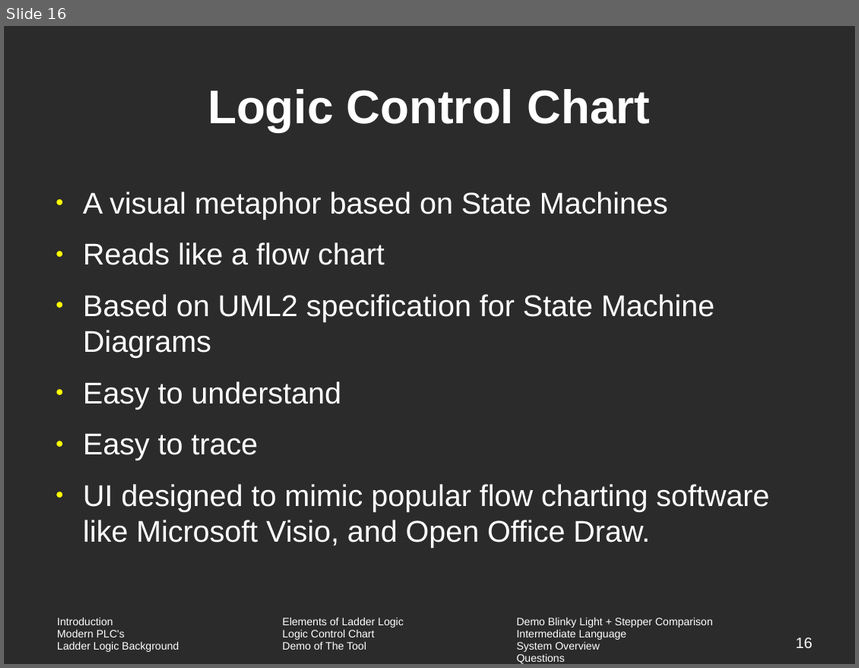
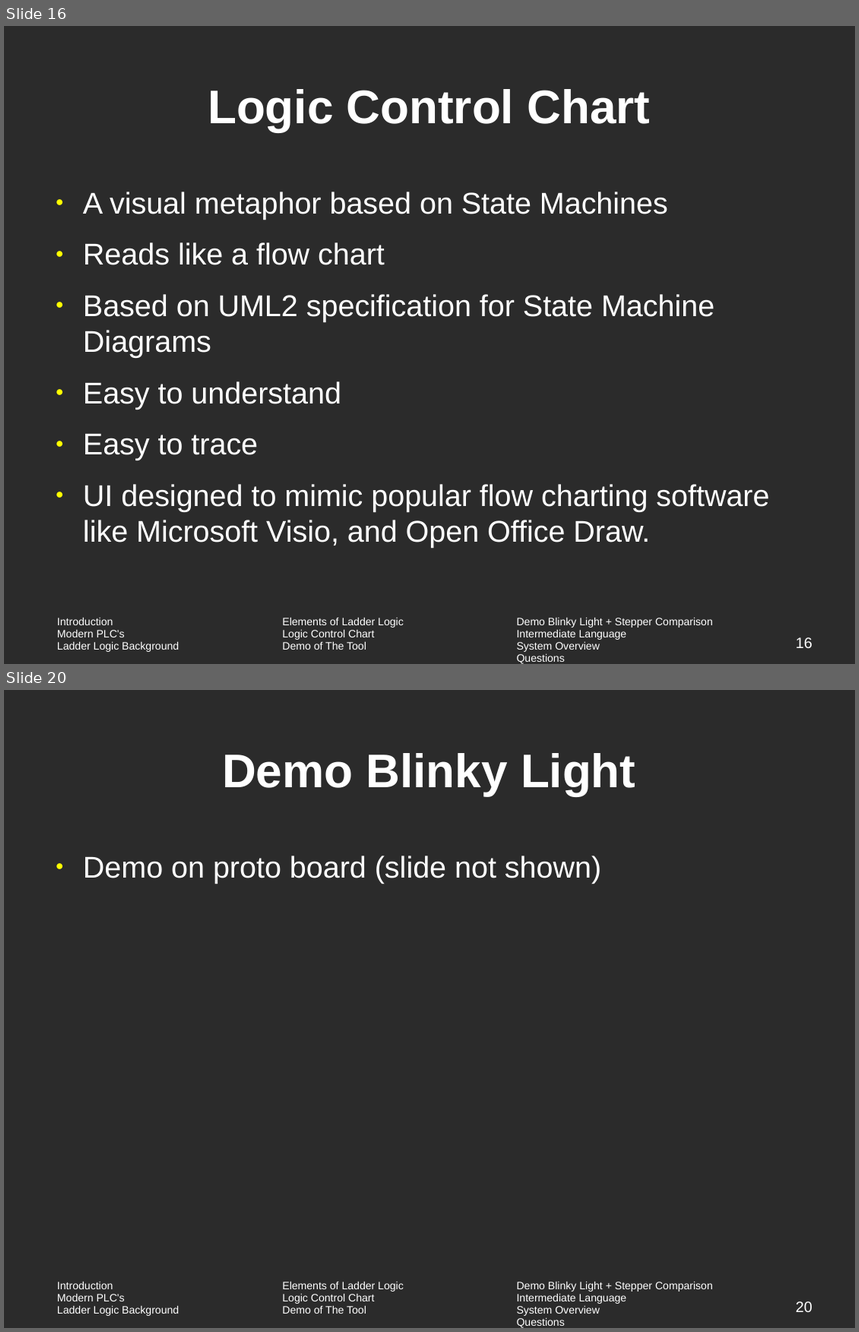
Before and after one commit to vortex-5/plcthesis, a slide deck: presentation/defense.odp. Shown one above the other, each under a label of ours: slide 16 before the commit, slides 16 and 20 after it; the slides between them are not shown. The pictures are 859x668 and 859x1332 pixels, drawn with LibreOffice and Linux fonts; fonts in the diff are those of the drawing; background and template pictures are left out; a plain dark background stands for a picture behind light text. Boxes give left, top, right and bottom in pixels: in the first picture for what was removed or moved away, otherwise in the second. Text is boxed around its words. In the diff, an @@ line names an element or a change of style, - is before the commit and + after.

```diff
--- a/presentation/defense.odp
+++ b/presentation/defense.odp
@@ slide 20 added at box(4, 690, 855, 1328), background picture (left out); not listed: 1 template element that a slide beside it also shows @@
@@ title added at box(222, 753, 636, 796), 44 pt, text #FFFFFF, bold @@
+Demo Blinky Light
@@ text added at box(83, 856, 601, 884), 28 pt, text #FFFFFF @@
+● Demo on proto board (slide not shown)
@@ page number added at box(796, 1302, 813, 1312), 14 pt, text #FFFFFF @@
+20
```
Also in this commit, not shown: 8 other slides added.
